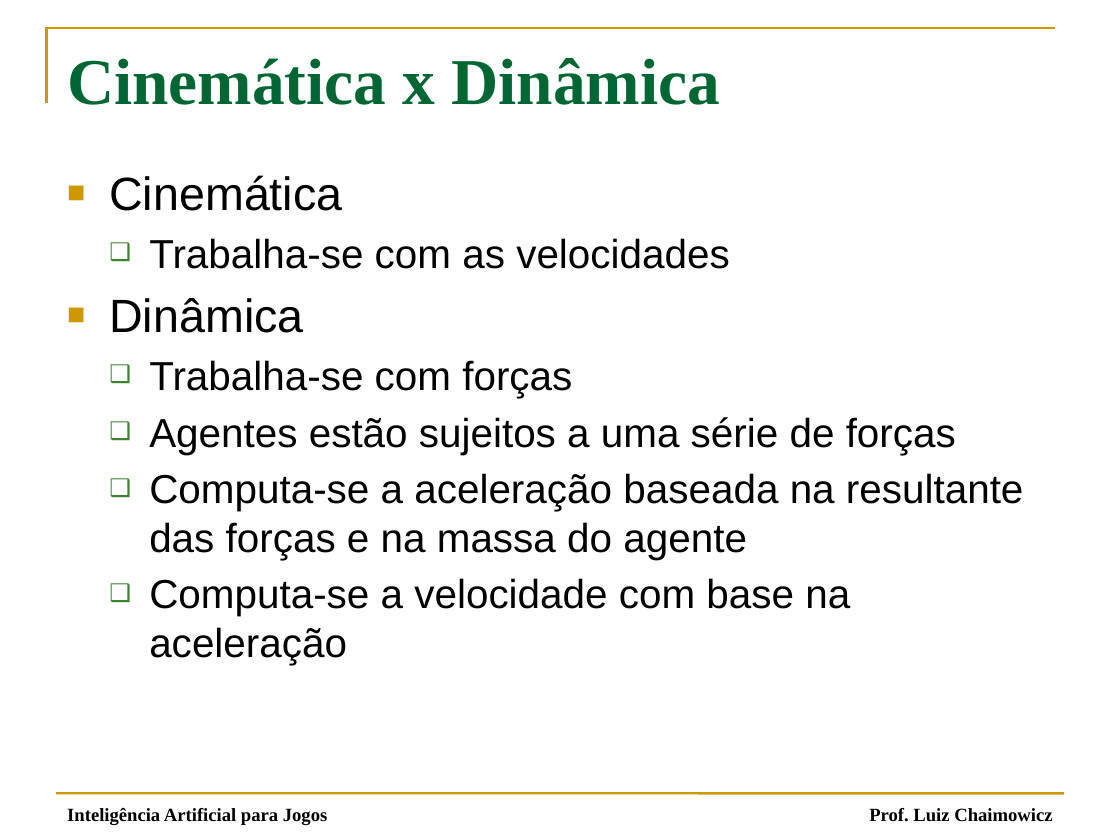
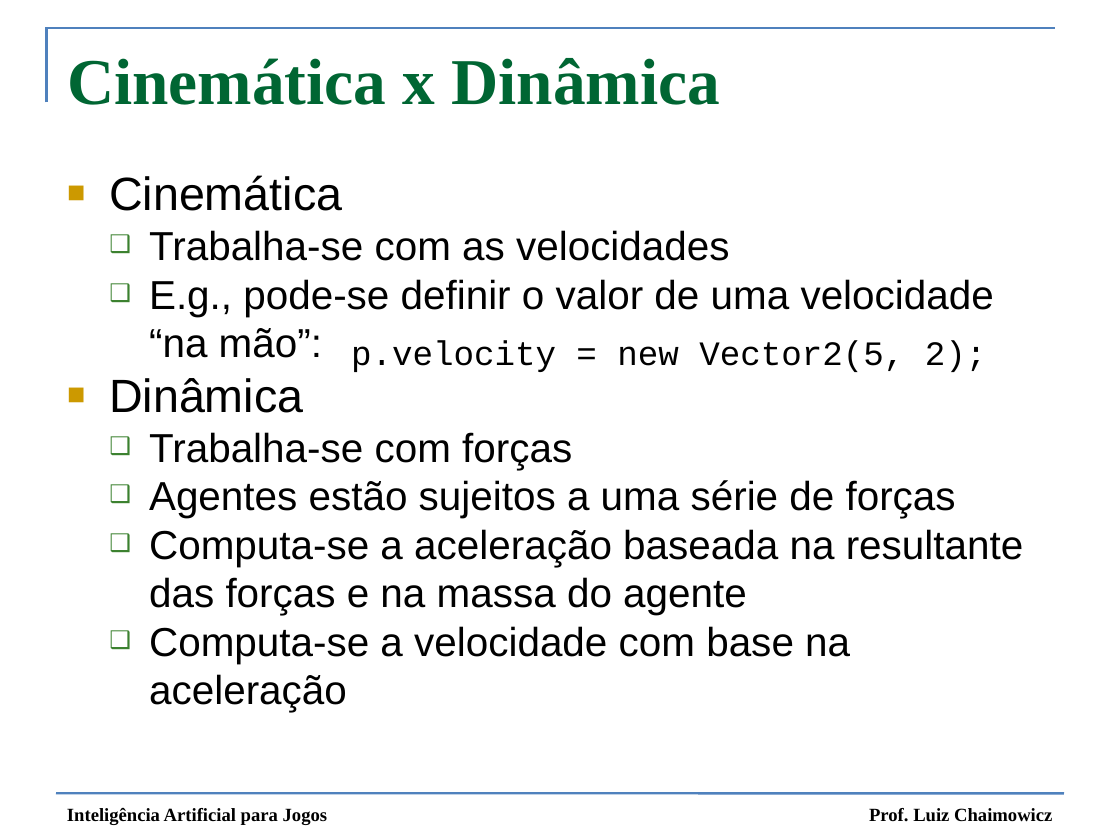
Before and after one commit to fegemo/cefet-games, a slide deck: slide 13 of attachments/IA 03 - Movimentação Simples.pptx (slide 14 before the commit). Drawn at 1120x840 pixels with LibreOffice and Linux fonts; fonts in the diff are those of the drawing. Boxes give left, top, right and bottom in pixels: in the first picture for what was removed or moved away, otherwise in the second. Text is boxed around its words. In the diff, an @@ line names an element or a change of style, - is before the commit and + after.

```diff
--- a/attachments/IA 03 - Movimentação Simples.pptx
+++ b/attachments/IA 03 - Movimentação Simples.pptx
@@ freeform shape at [47, 28, 1055, 103]: outline #CC9900 1.5 pt to #4F81BD 1.5 pt @@
@@ text at [109, 175, 1024, 712]: indent changed; less space between paragraphs @@
@@ text at [149, 279, 994, 358]: paragraph added @@
+  ❑ E.g., pode-se definir o valor de uma velocidade “na mão”:
@@ text added at [351, 341, 986, 372], 22 pt, text #000000 @@
+p.velocity = new Vector2(5, 2);
@@ text "Inteligência Artificial para Jogos" at [67, 808, 328, 825]: bold on @@
@@ line (56, 793) - (1064, 793): stroke #CC9900 1.5 pt to #4F81BD 1.5 pt @@
```
Also in this commit, not shown: 43 other slides changed, 42 slides removed, 2 other files.
